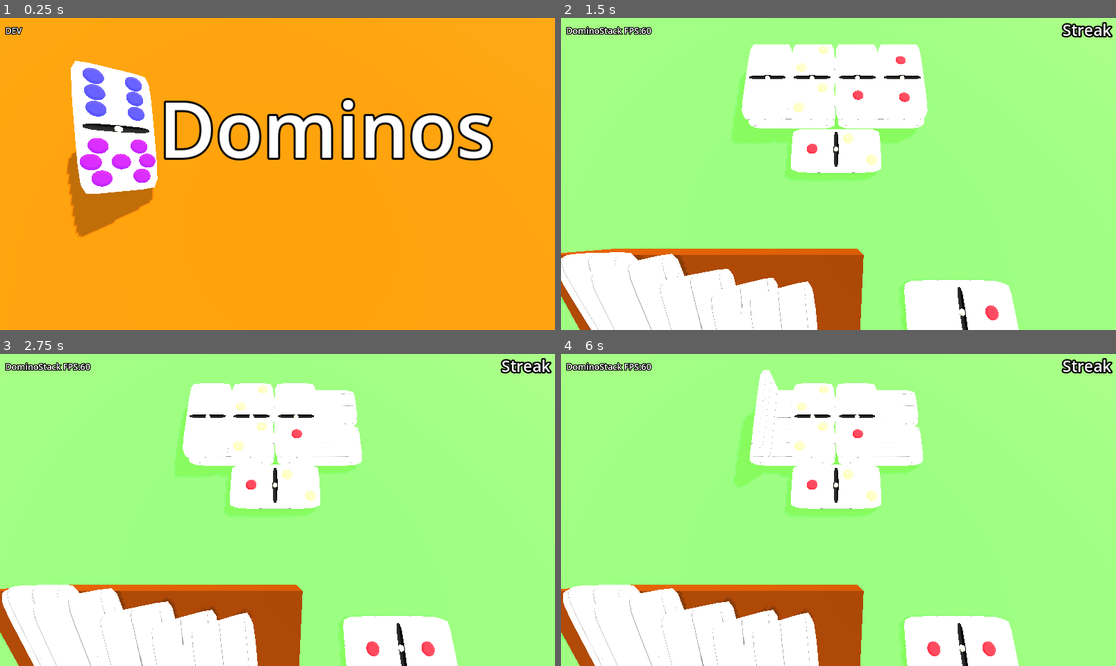
Above: before the commit, frames 1-4 (two rows, left to right).
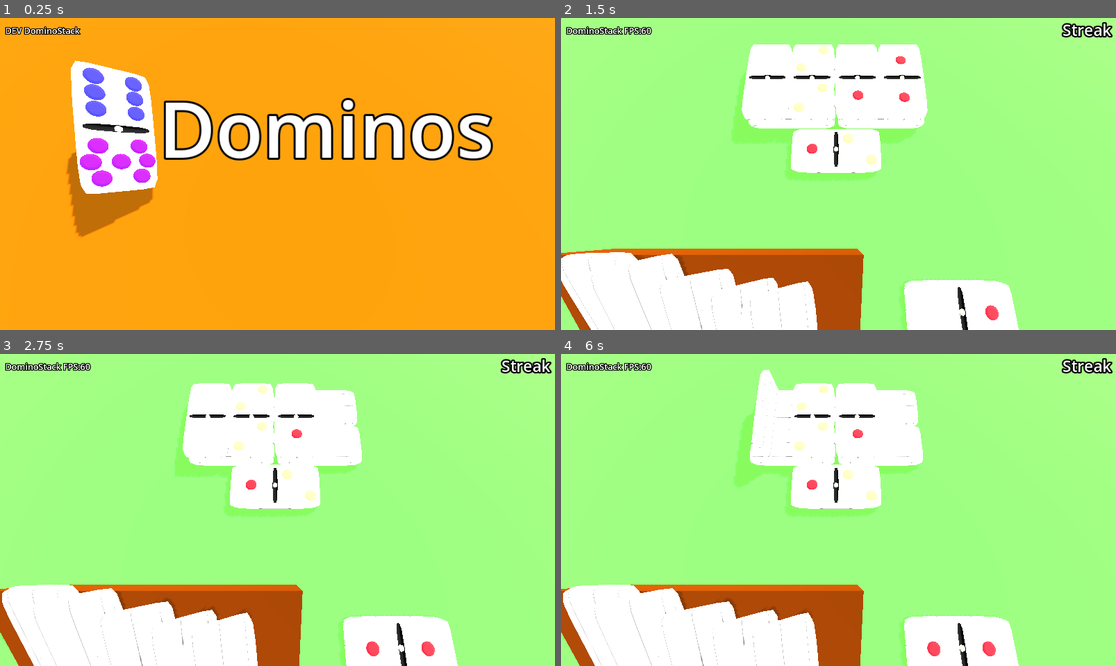
Above: after the commit, the same moments.

Repository: SecsAndCyber/six-seven-dominoes
Game: Godot game, scene res://scenes/main_menu.tscn
Two runs of this game, one before a commit and one after it. Both use one fixed random seed, a clock stepped at 60 frames per second and the inputs below.
Inputs (mouse positions are in pixels of both pictures, inside the frame that each line leads up to):
- Up to frame 1 (0.25 s): no input
- Up to frame 2 (1.5 s): tap Enter at 0.5 s; move the mouse to (960, 158) at 0.52 s; hold Ctrl 0.53-1.28 s; click (960, 158) at 0.67 s; tap Space at 1.25 s; move the mouse to (727, 189) at 1.27 s; tap Ctrl at 1.35 s; click (727, 189) at 1.42 s
- Up to frame 3 (2.75 s): move the mouse to (333, 441) at 2.02 s; hold Ctrl from 2.03 s (still down); click (333, 441) at 2.17 s
- Up to frame 4 (6 s): tap Enter at 2.75, 4.25 s; move the mouse to (810, 572) at 2.77 s; release Ctrl at 2.78 s; tap Ctrl at 2.85, 4.35, 5.85 s; click (810, 572) at 2.92 s; tap Space at 3.5, 5 s; move the mouse to (1005, 556) at 3.52 s; hold Ctrl 3.53-4.28 s; click (1005, 556) at 3.67 s; move the mouse to (672, 463) at 4.27 s; click (672, 463) at 4.42 s; move the mouse to (866, 510) at 5.02 s; hold Ctrl 5.03-5.78 s; click (866, 510) at 5.17 s; move the mouse to (755, 432) at 5.77 s; click (755, 432) at 5.92 s

The runs differ from the first frame. In frame 1, 0.2% of the frame differs, in the area x 4-15%, y 2-6%; in frame 2, 0.1%; in frame 3, 0.2%; in frame 4, 0.2%.

Commit message:
Refactor domino scripts to improve memory management and debug information

Diff:
--- a/scripts/domino_block.gd
+++ b/scripts/domino_block.gd
@@ -91,13 +91,20 @@
 	debug_mesh.queue_free()
 
 func _enter_tree() -> void:
-	init_pending = get_parent() is DominosLevel
 	look_update_needed = true
 	is_wildcard = _is_wildcard
 
 func _exit_tree() -> void:
 	if mesh_container.get_child_count() > 0:
 		DominoStack.return_to_stack(self)
+
+func _notification(what):
+	if what == NOTIFICATION_PREDELETE:
+		# Final cleanup: This is where you kill RIDs
+		surface_material = null
+		noise_tex.noise = null
+		noise = null
+		noise_tex = null
 
 func replace(db:DominoBlock):
 	DominoStack.return_to_stack(self)
@@ -135,19 +142,29 @@
 			printerr("Inable to draw", self)
 			return
 	for child in image.get_children():
-		var mat = child.get_active_material(0).duplicate()
+		var mat = child.get_active_material(0)
 		if "TableTop" == get_parent().name:
 			mat.render_priority = global_transform.origin.y * 10
-		child.set_surface_override_material(0, mat)
 		if child.name == "Surface":
-			surface_material = mat
-			surface_material.albedo_color = STANDARD_COLOR
-			surface_material.metallic = 0
-			surface_material.roughness = 1.0
-			surface_material.emission_enabled = false
-			surface_material.roughness_texture = null
-			surface_material.metallic_specular = 0
-			surface_material.emission_enabled = false
+			if surface_material == null:
+				surface_material = mat.duplicate()
+				surface_material.albedo_color = STANDARD_COLOR
+				surface_material.metallic = 0
+				surface_material.roughness = 1.0
+				surface_material.emission_enabled = false
+				surface_material.roughness_texture = null
+				surface_material.metallic_specular = 0
+				surface_material.emission_enabled = false
+				child.set_surface_override_material(0, mat)
+			else:
+				surface_material.albedo_color = STANDARD_COLOR
+				surface_material.metallic = 0
+				surface_material.roughness = 1.0
+				surface_material.emission_enabled = false
+				surface_material.roughness_texture = null
+				surface_material.metallic_specular = 0
+				surface_material.emission_enabled = false
+				child.set_surface_override_material(0, surface_material)
 	# Fixed assignment of large on top
 	if id.y==value_t and not id.x==id.y:
 		mesh_container.rotation = Vector3.RIGHT * PI
@@ -251,7 +268,6 @@
 	else:
 		face = "down"
 
-
 func _on_area_3d_body_entered(_body: Node3D) -> void:
 	pass
 
--- a/scripts/domino_stack.gd
+++ b/scripts/domino_stack.gd
@@ -91,3 +91,15 @@
 		if idle_dominoes[id].is_inside_tree():
 			printerr("Leaked domino:", id)
 			continue
+
+func _exit_tree() -> void:
+	validate_stack()
+	# --- THE FIX: Clear the pool to prevent leaks ---
+	for id in idle_dominoes:
+		var node = idle_dominoes[id]
+		if is_instance_valid(node):
+			node.queue_free()
+	idle_dominoes.clear()
+
+	if is_instance_valid(wildcard_domino):
+		wildcard_domino.queue_free()
--- a/scripts/hand_rack.gd
+++ b/scripts/hand_rack.gd
@@ -60,15 +60,16 @@
 	if GameManager.click_streak >= 5 and not has_wild_card:
 		has_wild_card = true
 		var wild_card_db: DominoBlock = domino_prefab_scene.instantiate()
+		wild_card_db.is_wildcard = true
 		wild_card_db.name = "WildCardDominoBlock"
 		if dominos_in_hand.size() > 4:
 			wild_card_db.freeze = true
-		wild_card_db.is_wildcard = true
 		wild_card_db.set_collision_layer_value(1, false)
 		wild_card_db.set_collision_layer_value(2, true)
 		add_child(wild_card_db)
 		wild_card_db.global_transform = wild_card_location.global_transform
 		dominos_in_hand.append(wild_card_db)
+		wild_card_db.is_wildcard = true
 		wild_card_db.init_pending = false
 	if not domino_drawn == null:
 		if domino_drawn.global_transform.origin.y < float_point.global_transform.origin.y:
--- a/scripts/loss_menu.gd
+++ b/scripts/loss_menu.gd
@@ -1,8 +1,15 @@
 extends Node3D
 
 @onready var label_loss_stat: Label3D = $Camera3D/Splash/Label_Loss_Stat
+@onready var debug_label: Label3D = $Camera3D/DebugLabel
 # Called when the node enters the scene tree for the first time.
 func _ready() -> void:
+	if OS.is_debug_build():
+		debug_label.text = "DEV {LevelName}".format({
+			'LevelName':get_node("/root/").get_children()[3].name,
+		})
+	elif debug_label.text.length() > 0:
+		debug_label.text = ""
 	for db in find_children("*", "DominoBlock", true, true):
 		GameManager.board_dominos.append(db)
 	if GameManager.dominos_abandoned == 1:
--- a/scripts/main_menu.gd
+++ b/scripts/main_menu.gd
@@ -4,6 +4,7 @@
 @onready var splash: Node3D = $Camera3D/Splash
 @onready var menu_a: Node3D = $Camera3D/MenuA
 @onready var menu_about: Node3D = $Camera3D/MenuAbout
+@onready var debug_label: Label3D = $Camera3D/DebugLabel
 
 func change_menu(new_menu: Node3D) -> void:
 	for menu in [splash, menu_a, menu_about]:
@@ -13,6 +14,12 @@
 			menu.visible = false
 # Called when the node enters the scene tree for the first time.
 func _ready() -> void:
+	if OS.is_debug_build():
+		debug_label.text = "DEV {LevelName}".format({
+			'LevelName':get_node("/root/").get_children()[3].name,
+		})
+	elif debug_label.text.length() > 0:
+		debug_label.text = ""
 	for db in find_children("*", "DominoBlock", true, true):
 		db.freeze = true
 		db.set_collision_layer_value(1, false)
